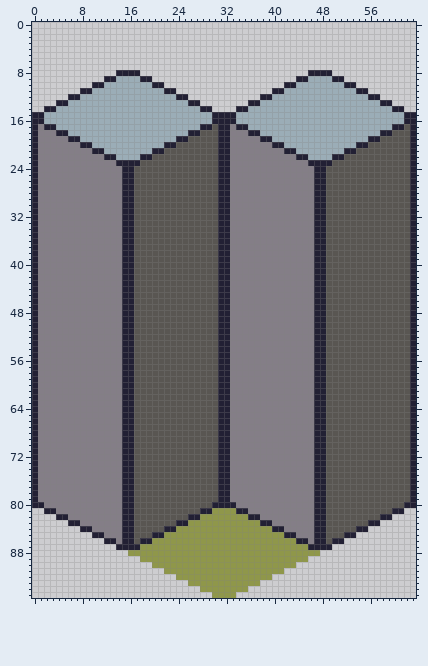
A sprite sheet gets an edit: assets/temp_tiles/Sewers_wall96_5.png. Above is the file before it was changed.
The file is 64x96 pixels.
After:
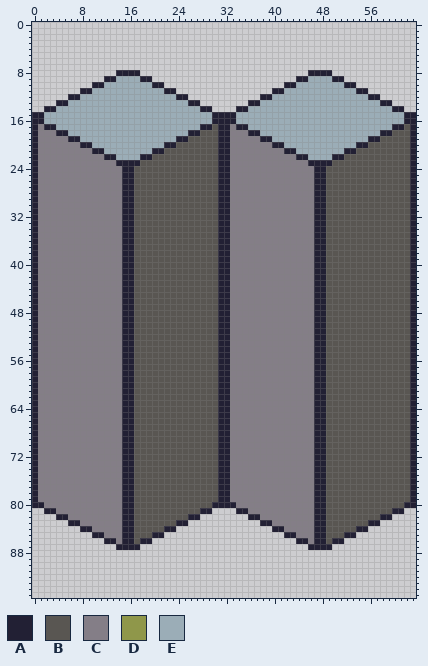
Palette (. is transparent): A #222034  B #595652  C #847e87  D #8f974a  E #9badb7
Changes in this commit:
Changed rows in their new state; - is an unchanged pixel.
first column x 16:
81 --------------....--------------
82 ------------........------------
83 ----------............----------
84 --------................--------
85 ------....................------
86 ----........................----
87 --............................--
88 ................................
89 --............................--
90 ----........................----
91 ------....................------
92 --------................--------
93 ----------............----------
94 ------------........------------
95 --------------....--------------
Pixel boxes of the changes (left, top, right, bottom) in both pictures:
erased: (128, 508, 320, 598)
